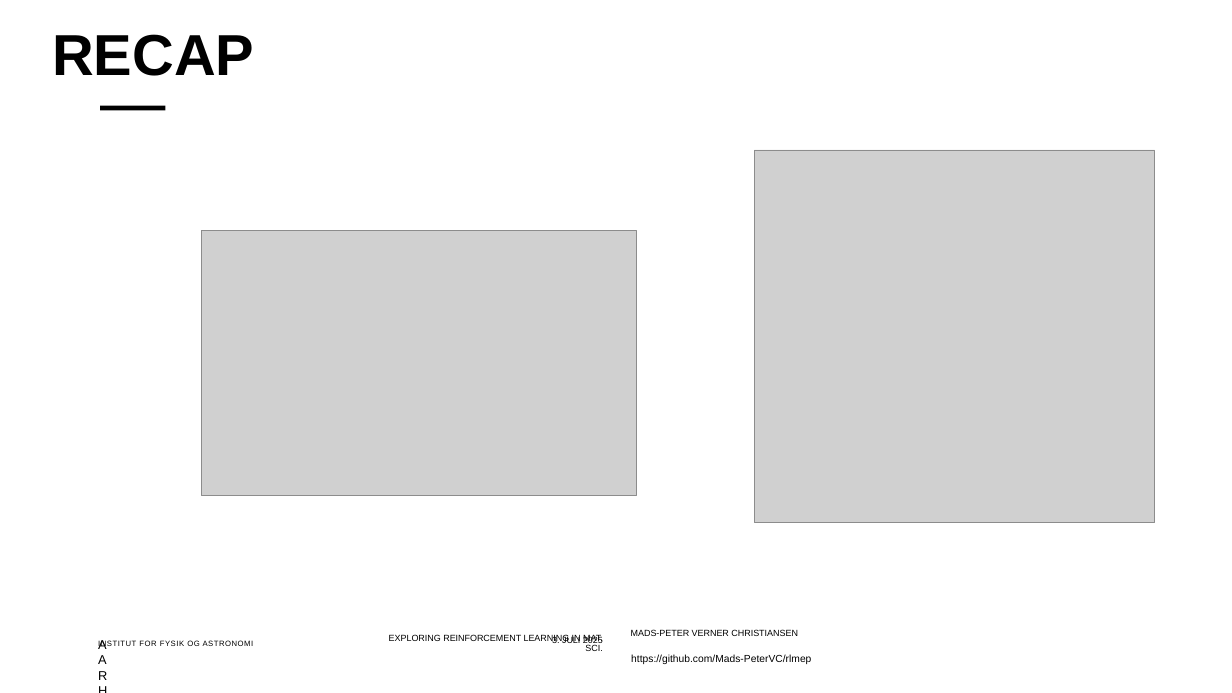
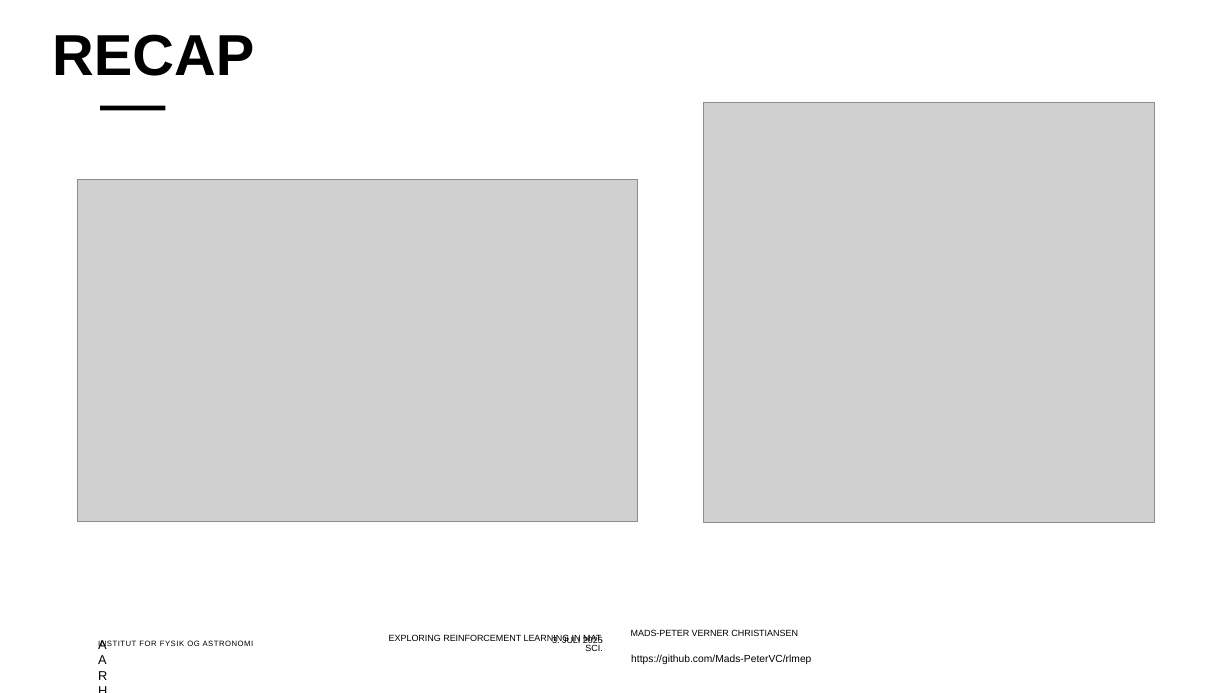
Before and after one commit to Mads-PeterVC/rlmep, a slide deck: slide 28 of slides/slides.pptx. Drawn at 1232x693 pixels with LibreOffice and Linux fonts; fonts in the diff are those of the drawing; grey boxes stand for pictures; background and template pictures are left out. Boxes give left, top, right and bottom in pixels: in the first picture for what was removed or moved away, otherwise in the second. Text is boxed around its words. In the diff, an @@ line names an element or a change of style, - is before the commit and + after.

```diff
--- a/slides/slides.pptx
+++ b/slides/slides.pptx
@@ picture: place and size @@
-picture at bbox=[754, 150, 1154, 522]
+picture at bbox=[703, 103, 1154, 523]
@@ picture: place and size @@
-picture at bbox=[201, 230, 637, 496]
+picture at bbox=[78, 179, 638, 521]
```
Also in this commit, not shown: 4 other files.
